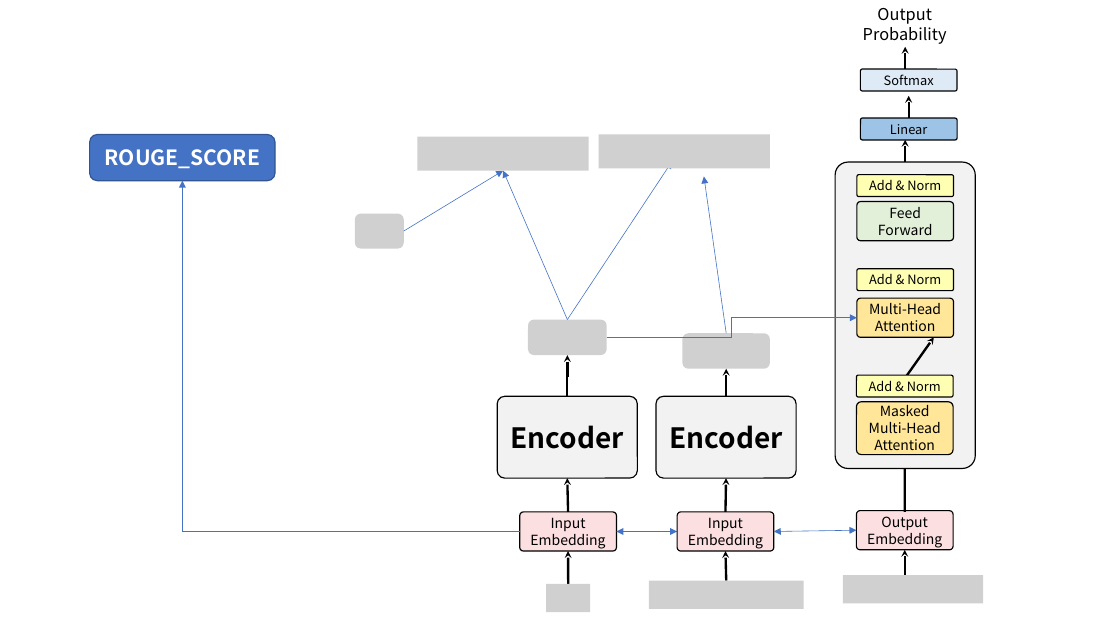
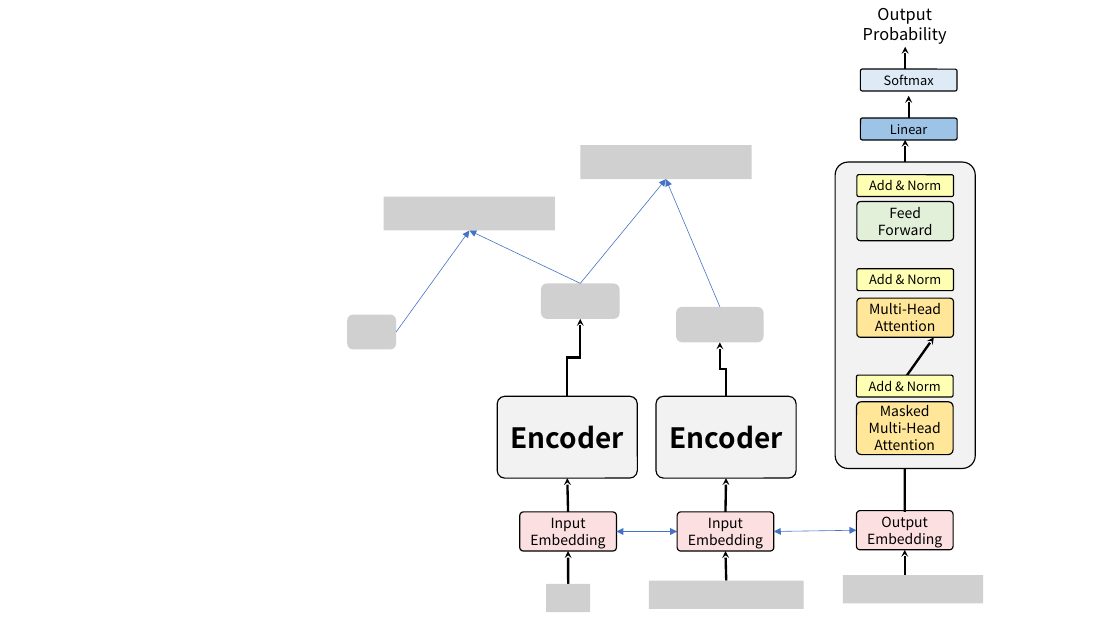
Before and after one commit to fxnnxc/text_summarization, a slide deck: slide 2 of docs/models.pptx. Drawn at 1120x630 pixels with LibreOffice and Linux fonts; fonts in the diff are those of the drawing; grey boxes stand for pictures. Boxes give left, top, right and bottom in pixels: in the first picture for what was removed or moved away, otherwise in the second. Text is boxed around its words. In the diff, an @@ line names an element or a change of style, - is before the commit and + after.

```diff
--- a/docs/models.pptx
+++ b/docs/models.pptx
@@ rounded rectangle removed at [90, 134, 276, 181] @@
-ROUGE_SCORE
@@ picture removed at [418, 137, 589, 171] @@
@@ picture: place and size @@
-picture at [599, 134, 770, 168]
+picture at [581, 145, 752, 179]
@@ arrow moved from (567, 319) - (672, 161) to (581, 283) - (666, 179) @@
@@ arrow moved from (727, 334) - (704, 176) to (720, 307) - (666, 179) @@
@@ elbow arrow removed from (520, 532) to (182, 181) @@
@@ picture added at [384, 197, 555, 230] @@
@@ picture removed at [355, 213, 403, 249] @@
@@ arrow moved from (404, 231) - (503, 171) to (397, 332) - (470, 230) @@
@@ arrow moved from (567, 319) - (503, 171) to (581, 283) - (470, 230) @@
@@ picture added at [541, 283, 620, 318] @@
@@ picture added at [347, 314, 396, 350] @@
@@ picture removed at [528, 319, 607, 355] @@
@@ elbow arrow moved from (567, 355) - (567, 397) to (581, 319) - (567, 397) @@
@@ elbow arrow removed from (607, 338) to (857, 318) @@
@@ picture added at [676, 307, 764, 342] @@
@@ picture removed at [682, 334, 770, 369] @@
@@ elbow arrow moved from (727, 369) - (726, 397) to (720, 343) - (726, 397) @@
```
Also in this commit, not shown: 3 slides added, 1 other file.
